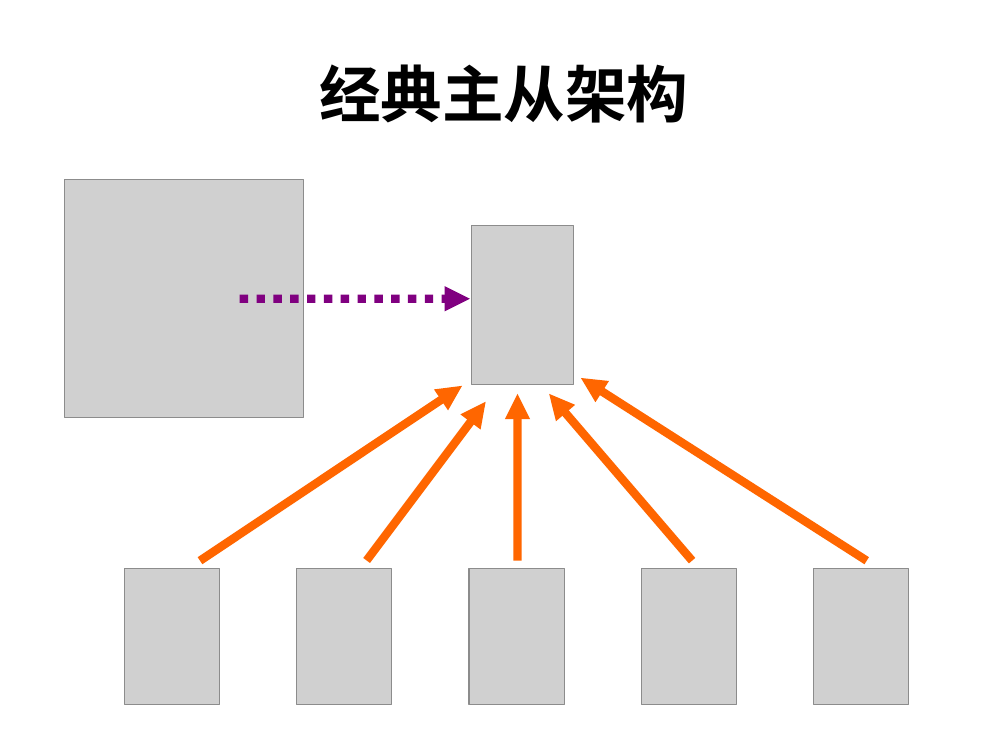
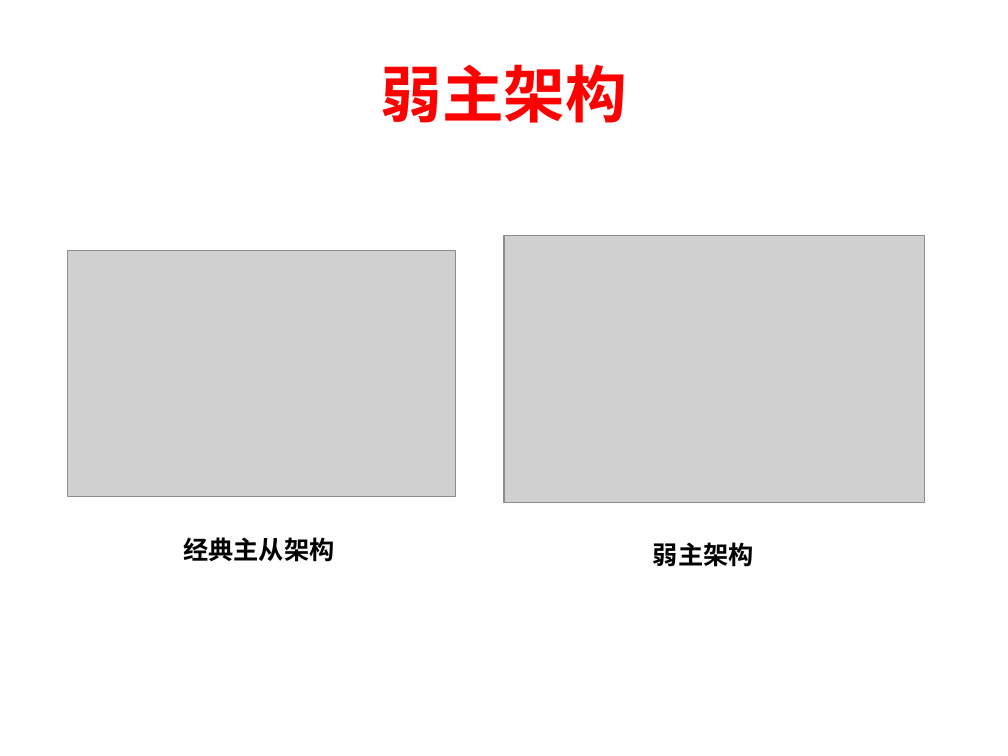
Before and after one commit to shtzr840329/mooon, a slide deck: slide 8 of applications/lightfs/doc/lightFS-牺牲强一致性获得超高可用性和可靠性的磁盘级轻量分布式文件系统.ppt (slide 5 before the commit). Drawn at 1008x756 pixels with LibreOffice and Linux fonts; fonts in the diff are those of the drawing; grey boxes stand for pictures. Boxes give left, top, right and bottom in pixels: in the first picture for what was removed or moved away, otherwise in the second. Text is boxed around its words. In the diff, an @@ line names an element or a change of style, - is before the commit and + after.

```diff
--- a/applications/lightfs/doc/lightFS-牺牲强一致性获得超高可用性和可靠性的磁盘级轻量分布式文件系统.ppt
+++ b/applications/lightfs/doc/lightFS-牺牲强一致性获得超高可用性和可靠性的磁盘级轻量分布式文件系统.ppt
@@ title at [381, 64, 627, 123]: text changed; text colour #000000 to #FF0000 @@
-经典主从架构
+弱主架构
@@ picture removed at [472, 226, 574, 385] @@
@@ picture added at [504, 235, 924, 502] @@
@@ picture: place and size @@
-picture at [65, 179, 302, 417]
+picture at [68, 251, 456, 497]
@@ arrow removed from (240, 298) to (470, 298) @@
@@ arrow removed from (200, 560) to (462, 386) @@
@@ arrow removed from (867, 560) to (581, 378) @@
@@ arrow removed from (367, 560) to (486, 402) @@
@@ arrow removed from (517, 560) to (517, 394) @@
@@ arrow removed from (692, 560) to (549, 394) @@
@@ text added at [183, 537, 334, 562], 18 pt, text #000000, bold @@
+经典主从架构
@@ picture removed at [125, 569, 220, 705] @@
@@ picture removed at [296, 569, 391, 705] @@
@@ picture removed at [469, 569, 563, 705] @@
@@ picture removed at [641, 569, 736, 705] @@
@@ text added at [653, 542, 754, 567], 18 pt, text #000000, bold @@
+弱主架构
@@ picture removed at [813, 569, 908, 705] @@
```
Also in this commit, not shown: 10 other slides changed, 10 slides added, 15 slides removed.
